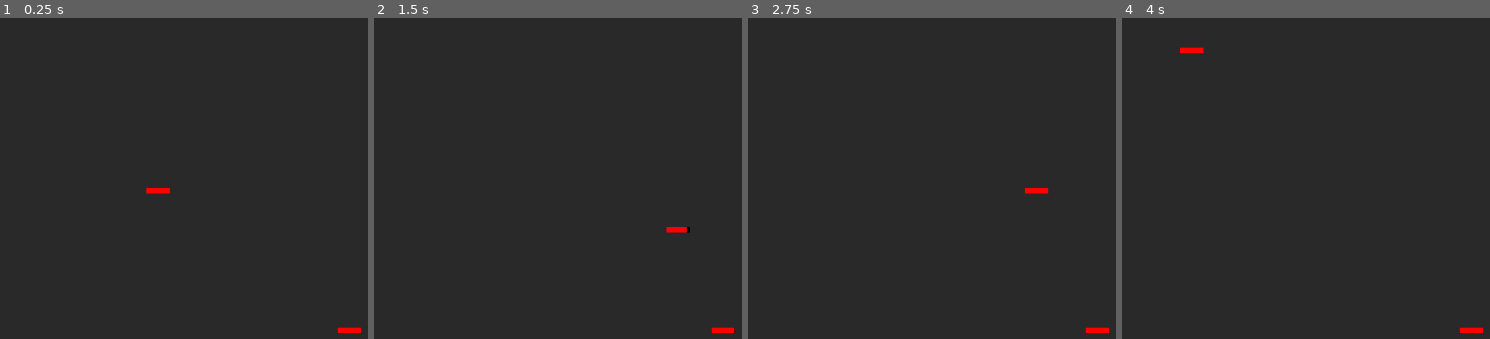
Above: before the commit, frames 1-4 (left to right).
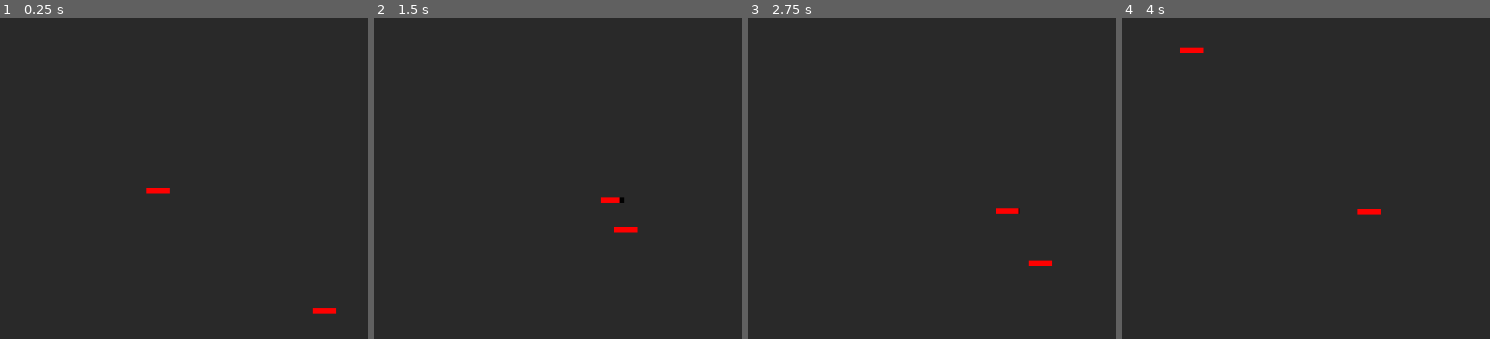
Above: after the commit, the same moments.

Repository: James-Fraser-Jones/scratch
Game: Godot game, scene res://scenes/main/main.tscn
Two runs of this game, one before a commit and one after it. Both use one fixed random seed, a clock stepped at 60 frames per second and the inputs below.
Inputs (mouse positions are in pixels of both pictures, inside the frame that each line leads up to):
- Up to frame 1 (0.25 s): no input
- Up to frame 2 (1.5 s): tap Enter at 0.5 s; move the mouse to (668, 229) at 0.52 s; press the mouse at (668, 229) at 0.53 s; hold D (right) 0.53-1.28 s; move the mouse to (outside the picture) at 1.27 s; release the mouse at (outside the picture) at 1.28 s; hold S (down) from 1.28 s (still down); click (outside the picture) at 1.35 s
- Up to frame 3 (2.75 s): tap R (restart) at 2 s; move the mouse to (946, 149) at 2.02 s; release S (down) at 2.03 s; press the mouse at (946, 149) at 2.03 s; hold D (right) from 2.03 s (still down)
- Up to frame 4 (4 s): tap R (restart) at 2.75 s; move the mouse to (outside the picture) at 2.77 s; release D (right) at 2.78 s; release the mouse at (outside the picture) at 2.78 s; hold W (up) 2.78-3.53 s; click (outside the picture) at 2.85 s; move the mouse to (1482, 322) at 3.52 s; press the mouse at (1482, 322) at 3.53 s; hold A (left) from 3.53 s (still down)

The runs differ from the first frame. In frame 1, 0.2% of the frame differs, in the area x 84-99%, y 90-99%; in frame 2, 0.5%; in frame 3, 0.5%, in the area x 67-99%, y 52-99%; in frame 4, 0.2%.
Error after the commit: Invalid get index '1' (on base: 'PoolVector2Array'). (res://scenes/main/enemy.gd:42)

Commit message:
oh lawd he comin

Diff:
--- a/scenes/main/Enemy.gd
+++ b/scenes/main/Enemy.gd
@@ -1,9 +1,13 @@
 extends KinematicBody2D
 
 var rng = RandomNumberGenerator.new()
+
 var bullet_scene = preload("res://scenes/bullet.tscn")
 
-export var speed : int = 500
+var nav : Navigation2D
+var player : KinematicBody2D
+
+export var speed : int = 350
 export var attack_speed : float = 3
 export var attack_spread : float = .1
 
@@ -12,6 +16,8 @@
 
 func _ready():
 	rng.randomize()
+	nav = $"../nav"
+	player = $"../player"
 
 func _physics_process(delta):
 	if attack_cur >= 0:
@@ -19,13 +25,12 @@
 		if attack_cur > 1/attack_speed:
 			attack_cur = -1
 
-	if attack_cur == -1:
-		var bullet = bullet_scene.instance()
-		var player = $"../player"
-		if player:
+	if is_instance_valid(player):
+		if attack_cur == -1:
+			var bullet = bullet_scene.instance()
 			var space_state = get_world_2d().direct_space_state
 			var result = space_state.intersect_ray(position, player.position, [self])
-			if result.collider == player:
+			if result and result.collider == player:
 				var angle = (player.position - position).angle()
 				bullet.rotation = angle + PI/2 + rng.randf_range(-attack_spread/2, attack_spread/2)
 				bullet.position = position
@@ -34,7 +39,11 @@
 				get_parent().add_child(bullet)
 				attack_cur = 0
 
-	#move code
+		var nav_pos = nav.get_simple_path(position, player.position)[1]
+		var movement = (nav_pos - position).normalized() * speed * delta
+		var collision = move_and_collide(movement)
+		if collision:
+			move_and_collide(collision.remainder.slide(collision.normal))
 
 func hurt(damage):
 	health -= damage
--- a/scenes/main/main.tscn
+++ b/scenes/main/main.tscn
@@ -11,12 +11,24 @@
 [sub_resource type="RectangleShape2D" id=2]
 extents = Vector2( 40, 40 )
 
+[sub_resource type="RectangleShape2D" id=4]
+extents = Vector2( 351.75, 25 )
+
+[sub_resource type="CircleShape2D" id=5]
+radius = 151.0
+
+[sub_resource type="NavigationPolygon" id=3]
+vertices = PoolVector2Array( 300, 330, 861, 476, -713, 460, -459, 328, 345, -64, 492, -6, 298, 224, 64, 58, 64, -62, 670, -195, 855, -459, 634, -66, 634, -310, -457, 224, -62, 58, -706, -464, -56, -133, 302, -193, -63, -62, -101, -113, -209, -140, -154, -178, -315, -103, -278, -168, -114, -309, 349, -317, -360, -106, -347, -267, 485, -376, -222, -239 )
+polygons = [ PoolIntArray( 0, 1, 2, 3 ), PoolIntArray( 4, 5, 6, 7, 8 ), PoolIntArray( 9, 10, 1, 11 ), PoolIntArray( 10, 9, 12 ), PoolIntArray( 5, 11, 1, 0, 6 ), PoolIntArray( 7, 6, 13, 14 ), PoolIntArray( 3, 2, 15, 13 ), PoolIntArray( 16, 17, 4, 8, 18, 19 ), PoolIntArray( 13, 20, 21, 19, 18, 14 ), PoolIntArray( 22, 23, 20, 13 ), PoolIntArray( 17, 16, 24, 25 ), PoolIntArray( 26, 22, 13 ), PoolIntArray( 26, 13, 15, 27 ), PoolIntArray( 10, 12, 28 ), PoolIntArray( 15, 10, 28 ), PoolIntArray( 15, 28, 25, 24 ), PoolIntArray( 27, 15, 24, 29 ) ]
+outlines = [ PoolVector2Array( -706, -464, 855, -459, 861, 476, -713, 460 ), PoolVector2Array( -347, -267, -222, -239, -114, -309, -56, -133, -101, -113, -154, -178, -209, -140, -278, -168, -315, -103, -360, -106 ), PoolVector2Array( -62, 58, 64, 58, 64, -62, -63, -62 ), PoolVector2Array( -457, 224, 298, 224, 300, 330, -459, 328 ), PoolVector2Array( 492, -6, 345, -64, 302, -193, 349, -317, 485, -376, 634, -310, 670, -195, 634, -66 ) ]
+
 [node name="main" type="Node2D"]
 script = ExtResource( 1 )
 
 [node name="player" type="KinematicBody2D" parent="." groups=["players"]]
 position = Vector2( 100, -100 )
 collision_layer = 2
+collision_mask = 5
 script = ExtResource( 2 )
 
 [node name="CollisionShape2D" type="CollisionShape2D" parent="player"]
@@ -43,6 +55,7 @@
 [node name="enemy" type="KinematicBody2D" parent="." groups=["enemies"]]
 position = Vector2( 591, 258 )
 collision_layer = 4
+collision_mask = 3
 script = ExtResource( 4 )
 
 [node name="CollisionShape2D" type="CollisionShape2D" parent="enemy"]
@@ -65,7 +78,7 @@
 "_edit_use_anchors_": false
 }
 
-[node name="Camera2D" type="Camera2D" parent="."]
+[node name="cam" type="Camera2D" parent="."]
 current = true
 zoom = Vector2( 2, 2 )
 
@@ -82,3 +95,22 @@
 [node name="CollisionShape2D" type="CollisionPolygon2D" parent="obstacle2"]
 position = Vector2( -37, -29 )
 polygon = PoolVector2Array( -67, 29, -55, -81, 49, -51, 136, -118, 176, 13, 116, -66, 54, -18, -30, -49 )
+
+[node name="obstacle3" type="StaticBody2D" parent="."]
+position = Vector2( -84, 273 )
+collision_mask = 0
+
+[node name="CollisionShape2D" type="CollisionShape2D" parent="obstacle3"]
+shape = SubResource( 4 )
+
+[node name="obstacle4" type="StaticBody2D" parent="."]
+position = Vector2( 488, -189 )
+collision_mask = 0
+
+[node name="CollisionShape2D" type="CollisionShape2D" parent="obstacle4"]
+shape = SubResource( 5 )
+
+[node name="nav" type="Navigation2D" parent="."]
+
+[node name="NavigationPolygonInstance" type="NavigationPolygonInstance" parent="nav"]
+navpoly = SubResource( 3 )
Not shown: 1 places in scenes/main/main.tscn that only renumber resources
